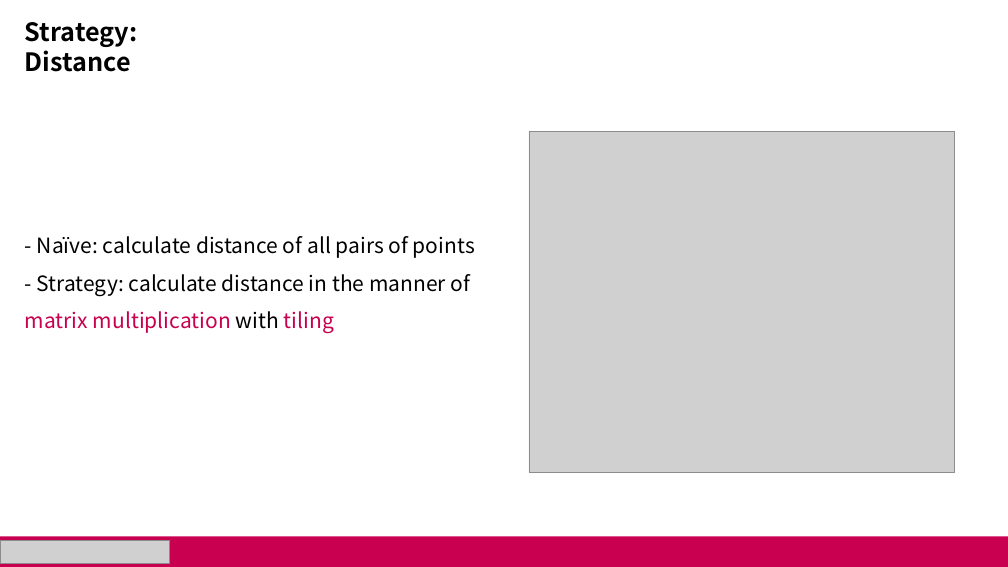
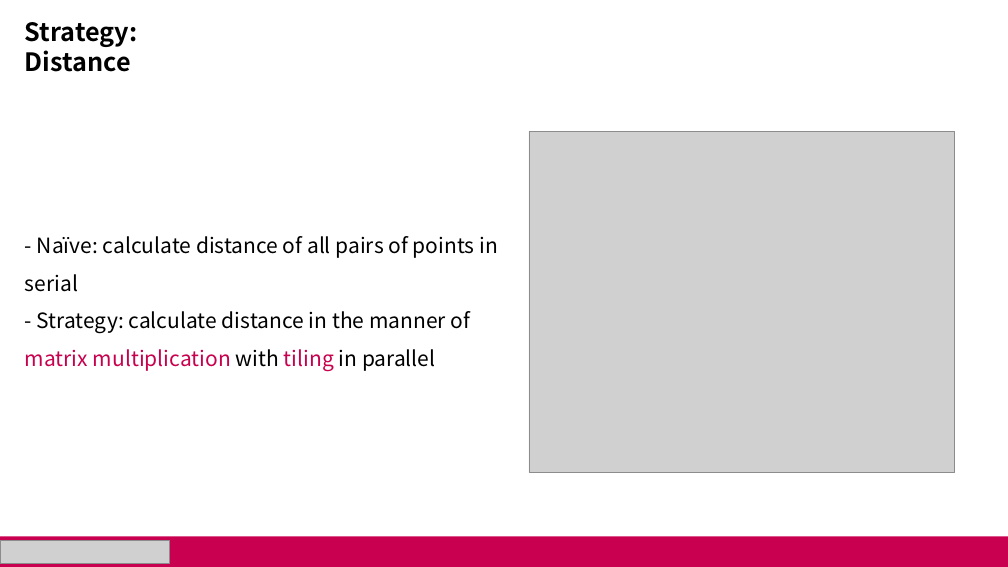
Before and after one commit to minsusun/csed490c-01, a slide deck: slide 5 of Project/presentation.pptx (slide 4 before the commit). Drawn at 1008x567 pixels with LibreOffice and Linux fonts; fonts in the diff are those of the drawing; grey boxes stand for pictures. Boxes give left, top, right and bottom in pixels: in the first picture for what was removed or moved away, otherwise in the second. Text is boxed around its words. In the diff, an @@ line names an element or a change of style, - is before the commit and + after.

```diff
--- a/Project/presentation.pptx
+++ b/Project/presentation.pptx
@@ text at <box>25,236,499,371</box>: text changed @@
-- Naïve: calculate distance of all pairs of points
-- Strategy: calculate distance in the manner of matrix multiplication with tiling
+- Naïve: calculate distance of all pairs of points in serial
+- Strategy: calculate distance in the manner of matrix multiplication with tiling in parallel
```
Also in this commit, not shown: 1 other slide changed, 3 slides added, 1 other file.
